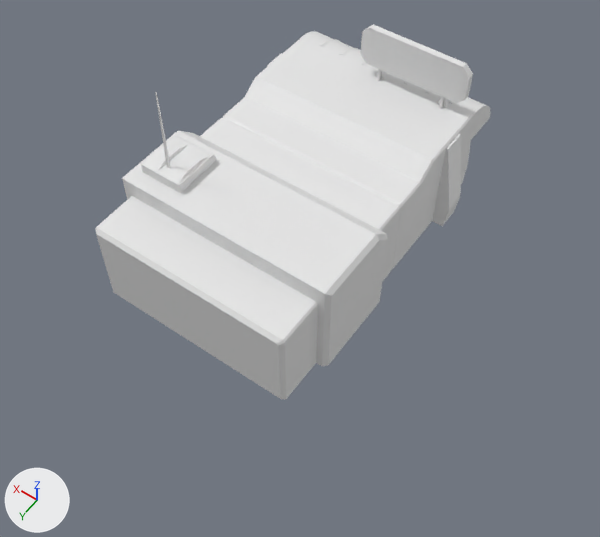
The FBX model Assets/Models/mini_shop.fbx, before and after one commit.
Camera for both pictures: a camera (50 mm lens) standing at (-2.69, 3.87, 4.55) and looking at (-0.29, 0.51, -0.73). The axes (+X, +Y, +Z) are drawn at lower left. The lights are the same throughout. Where no turn or scale is listed for an object, it has been applied to the vertices.

Names of what the first picture shows: 'Rectangle001'.
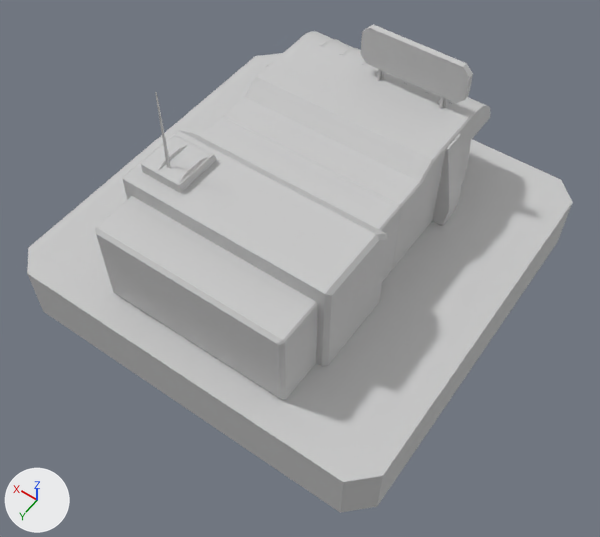
Commit message: platform mini shop

Where the newer file only moved an object's origin or applied its transform, the numbers keep the older frame.

Pixel boxes (x1, y1, x2, y2) of what changed, in the pictures (600 x 537 px):
'Rectangle001', reshaped (38% wider, 30% taller)
    before: (96, 24, 491, 400)
    after: (27, 24, 573, 513)
part 1 of me_mesh, added
    after: (27, 53, 573, 513)
part 2 of me_mesh, recoloured (white to grey)
    both: (96, 24, 491, 400)

The change, as a list of edits to the scene's bpy script:
```text
Add mat_mini_shop:
    mat_mini_shop = principled_material('mini_shop')
    mat_mini_shop.base_color = (0.588, 0.588, 0.588)  # light grey #cacaca
    mat_mini_shop.roughness = 0.859
Change me_mesh:
    used by ob_rectangle001; location = (0.0, 0.0, 0.0)
    remove me_mesh.from_pydata(...)  # 426 vertices, 699 faces; spans x -0.99..0.99, y -1.51..1.51, z -0.86..0.86
    add me_mesh.from_pydata(...)  # 450 vertices, 743 faces; spans x -1.75..1.75, y -1.77..1.77, z -1.41..0.86
    me_mesh part 1: a new loose piece of 24 vertices spanning x -1.75..1.75, y -1.77..1.77, z -1.41..-0.86, in mat_mini_shop (light grey #cacaca)
    me_mesh part 2: 699 faces spanning x -0.99..0.99, y -1.51..1.51, z -0.86..0.86 switch from mat_material__25 (white #e7e7e7) to mat_mini_shop (light grey #cacaca)
```
